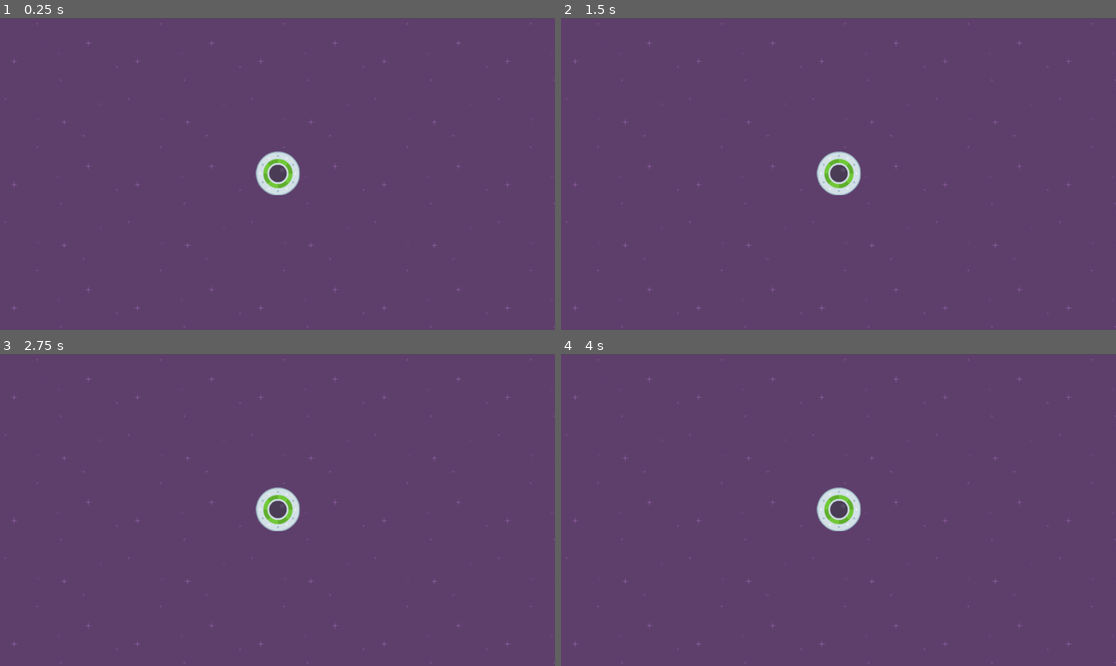
Above: before the commit, frames 1-4 (two rows, left to right).
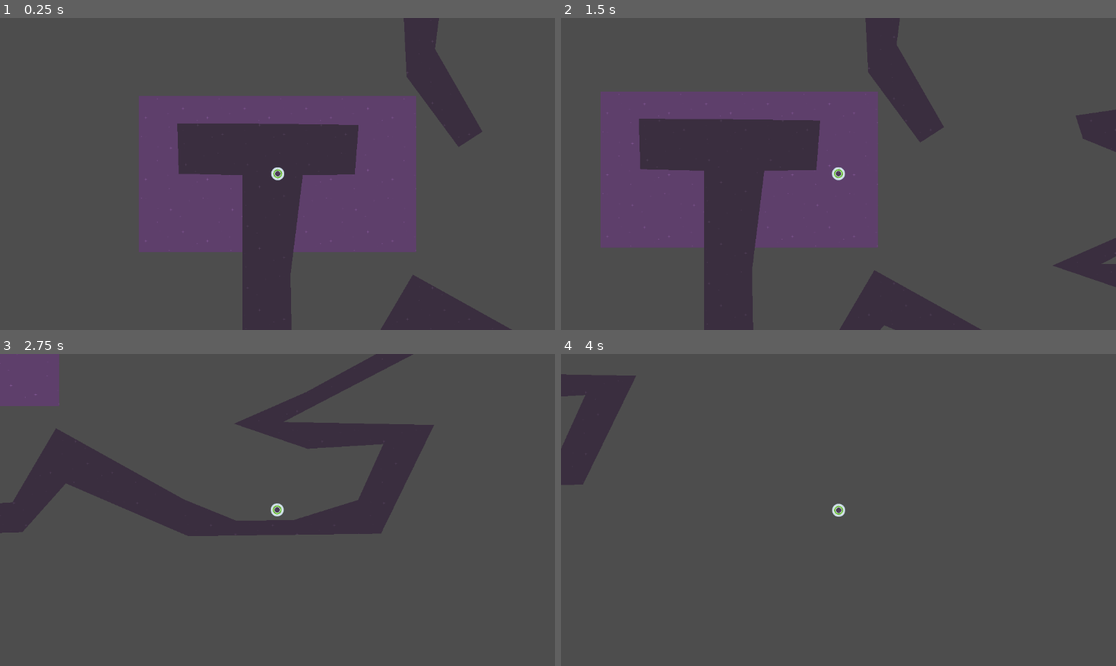
Above: after the commit, the same moments.

Repository: Faragas91/Projects
Game: Godot game, scene res://level_1.tscn
Two runs of this game, one before a commit and one after it. Both use one fixed random seed, a clock stepped at 60 frames per second and the inputs below.
Inputs:
- Up to frame 1 (0.25 s): no input
- Up to frame 2 (1.5 s): tap Enter at 0.5 s; hold Right (move_right, bound only after the commit) 0.53-1.28 s; hold Down (move_down, bound only after the commit) from 1.28 s (still down)
- Up to frame 3 (2.75 s): release Down (move_down, bound only after the commit) at 2.03 s; hold Right (move_right, bound only after the commit) from 2.03 s (still down)
- Up to frame 4 (4 s): release Right (move_right, bound only after the commit) at 2.78 s; hold Up (move_up, bound only after the commit) 2.78-3.53 s; hold Left (move_left, bound only after the commit) from 3.53 s (still down)

The runs differ from the first frame. In frame 1, 82% of the frame differs, in the area x 0-100%, y 0-100%; in frame 2, 83%; in frame 3, 98%; in frame 4, 100%.

Commit message:
bla

Diff:
--- a/Godot Spiele/Speedy_Saucer/level_1.tscn
+++ b/Godot Spiele/Speedy_Saucer/level_1.tscn
@@ -1,7 +1,8 @@
-[gd_scene load_steps=3 format=3 uid="uid://duqt6vsdcd4o1"]
+[gd_scene load_steps=4 format=3 uid="uid://duqt6vsdcd4o1"]
 
 [ext_resource type="Texture2D" uid="uid://m3r1e2wgkysj" path="res://purple.png" id="1_yw3sp"]
 [ext_resource type="PackedScene" uid="uid://bhfli5kethec" path="res://player.tscn" id="2_18cff"]
+[ext_resource type="PackedScene" uid="uid://cotweeb3eddkj" path="res://maze.tscn" id="3_6on8l"]
 
 [node name="Level1" type="Node2D"]
 
@@ -13,3 +14,7 @@
 stretch_mode = 1
 
 [node name="Player" parent="." instance=ExtResource("2_18cff")]
+
+[node name="Maze" parent="." instance=ExtResource("3_6on8l")]
+z_index = -50
+position = Vector2(574, 325)
--- /dev/null
+++ b/Godot Spiele/Speedy_Saucer/maze.tscn
@@ -0,0 +1,13 @@
+[gd_scene load_steps=2 format=3 uid="uid://cotweeb3eddkj"]
+
+[ext_resource type="Texture2D" uid="uid://b88kshiaw34ue" path="res://darkPurple.png" id="1_0fn6b"]
+
+[node name="Maze" type="Area2D"]
+
+[node name="CollisionPolygon2D" type="CollisionPolygon2D" parent="."]
+polygon = PackedVector2Array(-408, -3, -144, 3, -144, 654, -125, 864, 424, 848, 605, 645, 1113, 864, 1913, 854, 2134, 402, 1507, 390, 2149, 56, 1607, -148, 2111, -264, 2411, -454, 2281, -588, 2081, -658, 1881, -823, 580, -832, 526, -654, 538, -406, 754, -114, 853, -178, 656, -521, 685, -749, 1081, -733, 1567, -762, 1923, -663, 2170, -517, 2228, -495, 2250, -444, 1973, -311, 1399, -226, 1430, -130, 1592, -64, 1764, 3, 1935, 85, 1602, 266, 1303, 397, 1608, 501, 1923, 482, 1818, 714, 1551, 797, 1313, 800, 1096, 712, 564, 416, 383, 724, 62, 743, 56, 416, 107, 3, 323, 0, 339, -206, -76, -211, -414, -213)
+
+[node name="Polygon2D" type="Polygon2D" parent="."]
+texture_repeat = 2
+texture = ExtResource("1_0fn6b")
+polygon = PackedVector2Array(-408, -3, -144, 3, -144, 654, -125, 864, 424, 848, 605, 645, 1113, 864, 1913, 854, 2134, 402, 1507, 390, 2149, 56, 1607, -148, 2111, -264, 2411, -454, 2281, -588, 2081, -658, 1881, -823, 580, -832, 526, -654, 538, -406, 754, -114, 853, -178, 656, -521, 685, -749, 1081, -733, 1567, -762, 1923, -663, 2170, -517, 2228, -495, 2250, -444, 1973, -311, 1399, -226, 1430, -130, 1592, -64, 1764, 3, 1935, 85, 1602, 266, 1303, 397, 1608, 501, 1923, 482, 1818, 714, 1551, 797, 1313, 800, 1096, 712, 564, 416, 383, 724, 62, 743, 56, 416, 107, 3, 323, 0, 339, -206, -76, -211, -414, -213)
--- /dev/null
+++ b/Godot Spiele/Speedy_Saucer/player.gd
@@ -0,0 +1,13 @@
+extends RigidBody2D
+
+var force = 1000
+
+func _physics_process(delta):
+	if Input.is_action_pressed("move_right"):
+		apply_force(Vector2(force,0))
+	if Input.is_action_pressed("move_left"):
+		apply_force(Vector2(-force,0))
+	if Input.is_action_pressed("move_up"):
+		apply_force(Vector2(0,-force))
+	if Input.is_action_pressed("move_down"):
+		apply_force(Vector2(0,force))
--- a/Godot Spiele/Speedy_Saucer/player.tscn
+++ b/Godot Spiele/Speedy_Saucer/player.tscn
@@ -1,6 +1,7 @@
-[gd_scene load_steps=3 format=3 uid="uid://bhfli5kethec"]
+[gd_scene load_steps=4 format=3 uid="uid://bhfli5kethec"]
 
 [ext_resource type="Texture2D" uid="uid://8bwevs8g10ki" path="res://ufoGreen.png" id="1_a7sji"]
+[ext_resource type="Script" path="res://player.gd" id="1_y184l"]
 
 [sub_resource type="CircleShape2D" id="CircleShape2D_fxmod"]
 radius = 48.0104
@@ -9,14 +10,19 @@
 position = Vector2(576, 323)
 rotation = 1.5708
 gravity_scale = 0.0
+script = ExtResource("1_y184l")
 
 [node name="Sprite2D" type="Sprite2D" parent="."]
 position = Vector2(-1, -0.999979)
 rotation = -1.5708
+scale = Vector2(0.6, 0.6)
 texture = ExtResource("1_a7sji")
 
 [node name="CollisionShape2D" type="CollisionShape2D" parent="."]
 position = Vector2(-1, -0.999996)
+scale = Vector2(0.6, 0.6)
 shape = SubResource("CircleShape2D_fxmod")
 
 [node name="Camera2D" type="Camera2D" parent="."]
+zoom = Vector2(0.5, 0.5)
+rotation_smoothing_speed = 30.0
--- a/Godot Spiele/Speedy_Saucer/project.godot
+++ b/Godot Spiele/Speedy_Saucer/project.godot
@@ -14,3 +14,30 @@
 run/main_scene="res://level_1.tscn"
 config/features=PackedStringArray("4.2", "Forward Plus")
 config/icon="res://icon.svg"
+
+[input]
+
+move_right={
+"deadzone": 0.5,
+"events": [Object(InputEventKey,"resource_local_to_scene":false,"resource_name":"","device":0,"window_id":0,"alt_pressed":false,"shift_pressed":false,"ctrl_pressed":false,"meta_pressed":false,"pressed":false,"keycode":0,"physical_keycode":4194321,"key_label":0,"unicode":0,"echo":false,"script":null)
+, Object(InputEventKey,"resource_local_to_scene":false,"resource_name":"","device":-1,"window_id":0,"alt_pressed":false,"shift_pressed":false,"ctrl_pressed":false,"meta_pressed":false,"pressed":false,"keycode":0,"physical_keycode":68,"key_label":0,"unicode":100,"echo":false,"script":null)
+]
+}
+move_left={
+"deadzone": 0.5,
+"events": [Object(InputEventKey,"resource_local_to_scene":false,"resource_name":"","device":-1,"window_id":0,"alt_pressed":false,"shift_pressed":false,"ctrl_pressed":false,"meta_pressed":false,"pressed":false,"keycode":0,"physical_keycode":4194319,"key_label":0,"unicode":0,"echo":false,"script":null)
+, Object(InputEventKey,"resource_local_to_scene":false,"resource_name":"","device":-1,"window_id":0,"alt_pressed":false,"shift_pressed":false,"ctrl_pressed":false,"meta_pressed":false,"pressed":false,"keycode":0,"physical_keycode":65,"key_label":0,"unicode":97,"echo":false,"script":null)
+]
+}
+move_up={
+"deadzone": 0.5,
+"events": [Object(InputEventKey,"resource_local_to_scene":false,"resource_name":"","device":-1,"window_id":0,"alt_pressed":false,"shift_pressed":false,"ctrl_pressed":false,"meta_pressed":false,"pressed":false,"keycode":0,"physical_keycode":4194320,"key_label":0,"unicode":0,"echo":false,"script":null)
+, Object(InputEventKey,"resource_local_to_scene":false,"resource_name":"","device":-1,"window_id":0,"alt_pressed":false,"shift_pressed":false,"ctrl_pressed":false,"meta_pressed":false,"pressed":false,"keycode":0,"physical_keycode":87,"key_label":0,"unicode":119,"echo":false,"script":null)
+]
+}
+move_down={
+"deadzone": 0.5,
+"events": [Object(InputEventKey,"resource_local_to_scene":false,"resource_name":"","device":-1,"window_id":0,"alt_pressed":false,"shift_pressed":false,"ctrl_pressed":false,"meta_pressed":false,"pressed":false,"keycode":0,"physical_keycode":4194322,"key_label":0,"unicode":0,"echo":false,"script":null)
+, Object(InputEventKey,"resource_local_to_scene":false,"resource_name":"","device":-1,"window_id":0,"alt_pressed":false,"shift_pressed":false,"ctrl_pressed":false,"meta_pressed":false,"pressed":false,"keycode":0,"physical_keycode":83,"key_label":0,"unicode":115,"echo":false,"script":null)
+]
+}
